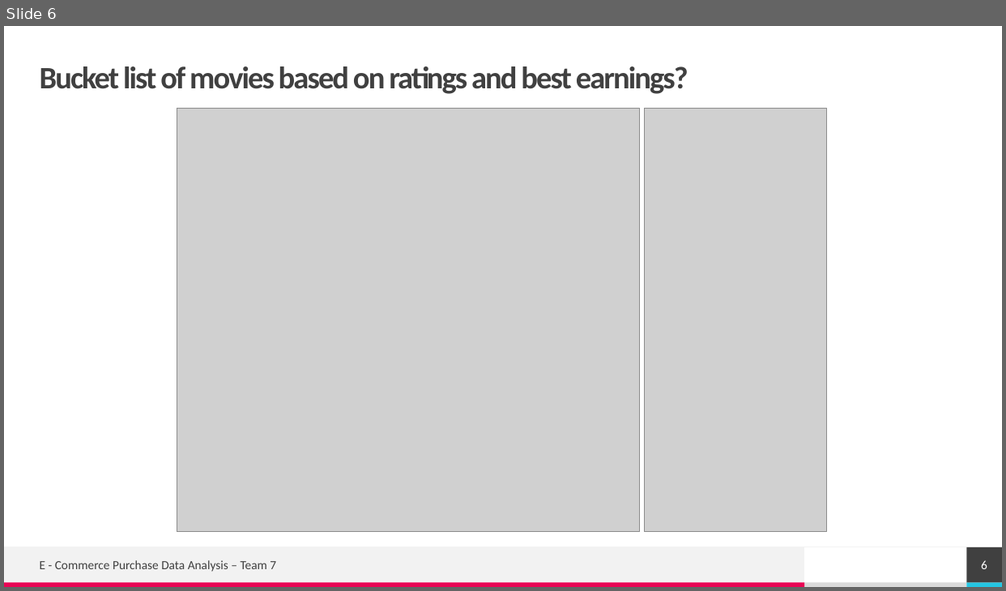
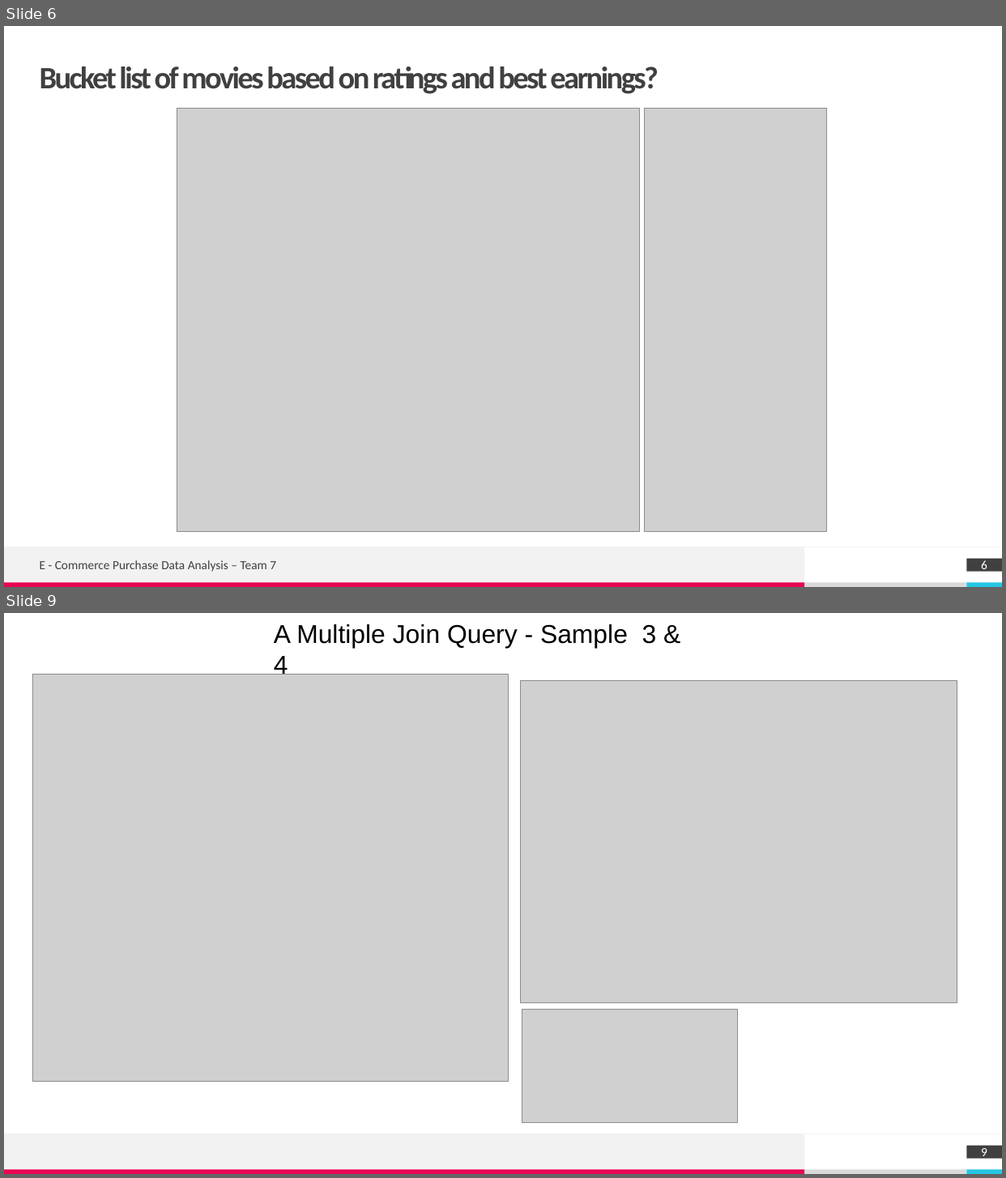
Before and after one commit to RajeshRamachander/mysqlpython, a slide deck: Team 7 - MYSQL - Project.pptx. Shown one above the other, each under a label of ours: slide 6 before the commit, slides 6 and 9 after it; the slides between them are not shown. The pictures are 1006x591 and 1006x1178 pixels, drawn with LibreOffice and Linux fonts; fonts in the diff are those of the drawing; grey boxes stand for pictures. Boxes give left, top, right and bottom in pixels: in the first picture for what was removed or moved away, otherwise in the second. Text is boxed around its words. In the diff, an @@ line names an element or a change of style, - is before the commit and + after.

```diff
--- a/Team 7 - MYSQL - Project.pptx
+++ b/Team 7 - MYSQL - Project.pptx
@@ slide 9 added at [4, 613, 1002, 1174], background #FFFFFF; not listed: 5 template elements that a slide beside it also shows @@
@@ title added at [274, 624, 657, 675], 24.8 pt, text #000000 @@
+A Multiple Join Query - Sample 3 & 4
@@ picture added at [32, 674, 508, 1082] @@
@@ picture added at [521, 681, 957, 1003] @@
@@ picture added at [522, 1009, 737, 1122] @@
@@ page number added at [967, 1146, 1002, 1159], fill #404040, 12 pt, text #FFFFFF @@
+9
@@ slide 6 changed as well @@
@@ title "Bucket list of movies based ..." at [40, 66, 658, 94]: letter spacing -1.5 to -2 pt @@
@@ page number: place and size @@
-page number at [967, 548, 1002, 583]
+page number at [967, 559, 1002, 572]
```
Also in this commit, not shown: 6 other slides changed, 6 other slides added.
